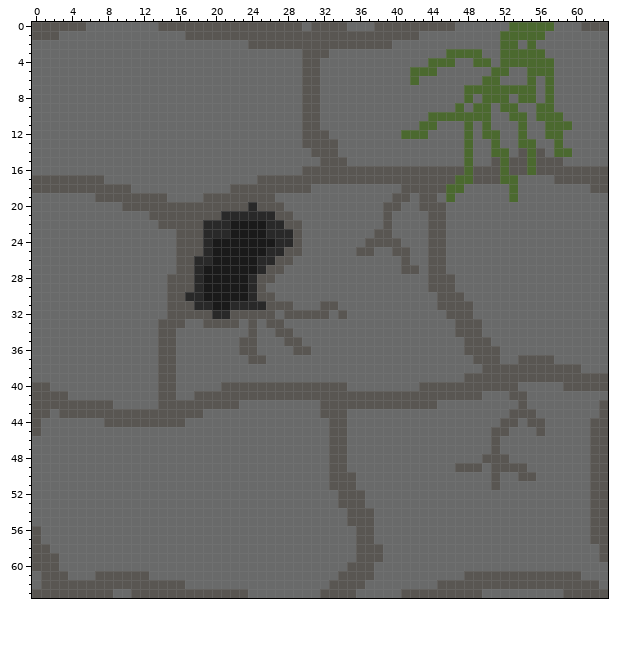
Pixel-art file -- 1r/Disseny 3D/2D/TileSet/Terra_sencer2.ase. The picture above is the old version.
64x64 pixels, 1 frame.
Now the later version:
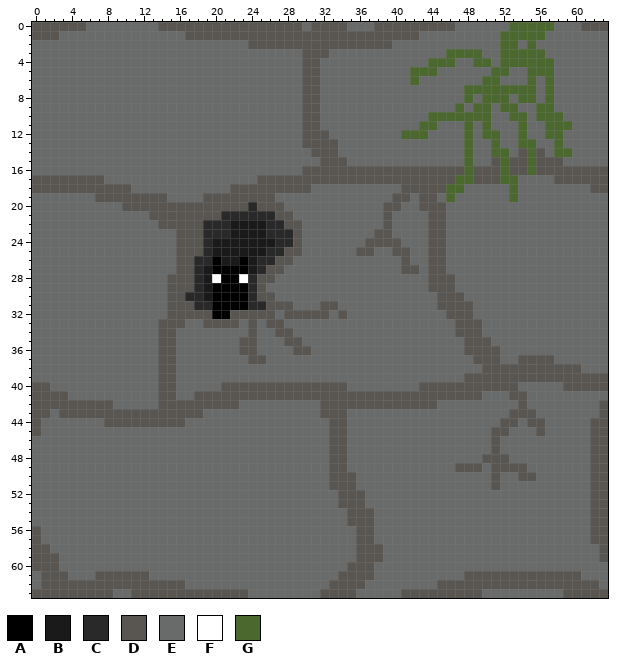
Palette (. is transparent): A #000000  B #1a1a1a  C #292929  D #595652  E #696a6a  F #ffffff  G #4b692f
The edit:
@@ x 18..25 @@
 25 DCBBBBBB
-26 CCBBBBBC
-27 CBBBBBBC
-28 CBBBBBCD
-29 CBBBBBCD
-30 CBBBBBCD
-31 CCBBCCCC
-32 DDCCDDDD
+26 CCABBABC
+27 CBAAAABC
+28 CBFAAFCD
+29 CBAAAACD
+30 CBAAAACD
+31 CCAAAACC
+32 DDAADDDD
 33 EDDDDEDE
